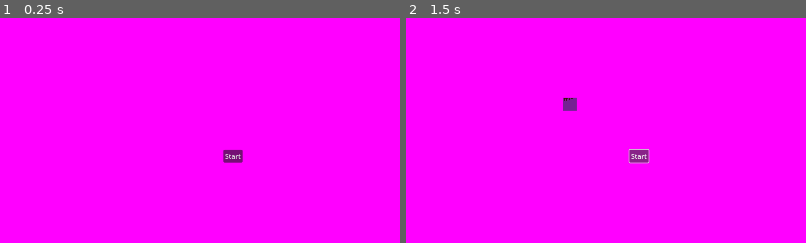
Above: before the commit, frames 1-2 (left to right).
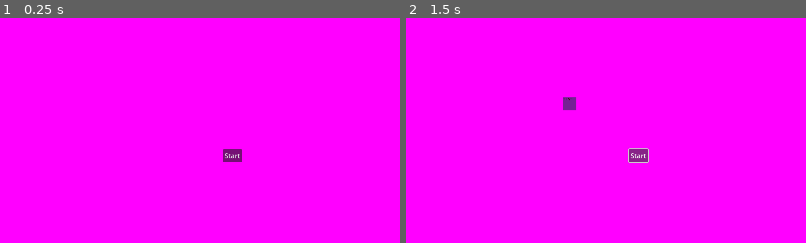
Above: after the commit, the same moments.

Repository: ThomasMcDonald904/TeaGame
Game: Godot game, scene res://scenes/main.tscn
Same seed, same stepped clock (60 frames per second), same inputs: the game is played once before the commit and once after it.
Inputs:
- Up to frame 1 (0.25 s): no input
- Up to frame 2 (1.5 s): click "Start" at 0.5 s; click "Start" at 1.25 s
The pictures show only the part of the screen within x 21-71%, y 19-69%; the shares and areas given below are measured in that part.
In our replay, the window is 800x450 before the commit and 799x449 after it. These sizes can differ from the game's own. Grey fills any space a smaller window leaves; there, only what the larger window draws over its background counts as a difference.

The runs differ from the first frame. In frame 1, 0.1% of the frame differs, in the area x 55-61%, y 58-65%; in frame 2, 0.3%, in the area x 39-61%, y 35-65%.

Commit message:
Fixed merge issues

Diff:
--- a/globals/guest_preferences.gd
+++ b/globals/guest_preferences.gd
@@ -1,14 +1,62 @@
 class_name GuestPreferences extends DrinkProperties
 
-var temperature_tolerance_lower_bound
-var temperature_tolerance_upper_bound
-var astringency_tolerance_lower_bound
-var astringency_tolerance_upper_bound
-var sweetness_tolerance_lower_bound
-var sweetness_tolerance_upper_bound
-var florality_tolerance_lower_bound
-var florality_tolerance_upper_bound
-var spicedness_tolerance_lower_bound
-var spicedness_tolerance_upper_bound
-var nuttyness_tolerance_lower_bound
-var nuttyness_tolerance_upper_bound
+var temperature_tolerance_lower_bound: float:
+	set(value):
+		temperature_tolerance_lower_bound = value
+	get:
+		return temperature_tolerance_lower_bound
+var temperature_tolerance_upper_bound: float:
+	set(value):
+		temperature_tolerance_upper_bound = value
+	get:
+		return temperature_tolerance_upper_bound
+var astringency_tolerance_lower_bound: float:
+	set(value):
+		astringency_tolerance_lower_bound = value
+	get:
+		return astringency_tolerance_lower_bound
+var astringency_tolerance_upper_bound: float:
+	set(value):
+		astringency_tolerance_upper_bound = value
+	get:
+		return astringency_tolerance_upper_bound
+var sweetness_tolerance_lower_bound: float:
+	set(value):
+		sweetness_tolerance_lower_bound = value
+	get:
+		return sweetness_tolerance_lower_bound
+var sweetness_tolerance_upper_bound: float:
+	set(value):
+		sweetness_tolerance_upper_bound = value
+	get:
+		return sweetness_tolerance_upper_bound
+var florality_tolerance_lower_bound: float:
+	set(value):
+		florality_tolerance_lower_bound = value
+	get:
+		return florality_tolerance_lower_bound
+var florality_tolerance_upper_bound: float:
+	set(value):
+		florality_tolerance_upper_bound = value
+	get:
+		return florality_tolerance_upper_bound
+var spicedness_tolerance_lower_bound: float:
+	set(value):
+		spicedness_tolerance_lower_bound = value
+	get:
+		return spicedness_tolerance_lower_bound
+var spicedness_tolerance_upper_bound: float:
+	set(value):
+		spicedness_tolerance_upper_bound = value
+	get:
+		return spicedness_tolerance_upper_bound
+var nuttyness_tolerance_lower_bound: float:
+	set(value):
+		nuttyness_tolerance_lower_bound = value
+	get:
+		return nuttyness_tolerance_lower_bound
+var nuttyness_tolerance_upper_bound: float:
+	set(value):
+		nuttyness_tolerance_upper_bound = value
+	get:
+		return nuttyness_tolerance_upper_bound
--- a/project.godot
+++ b/project.godot
@@ -24,4 +24,4 @@
 
 window/size/viewport_width=1920
 window/size/viewport_height=1080
-window/stretch/mode="viewport"
+window/size/resizable=false
--- a/test_gui/drink_rating_gui/drink_rating_gui.tscn
+++ b/test_gui/drink_rating_gui/drink_rating_gui.tscn
@@ -1,7 +1,8 @@
-[gd_scene load_steps=4 format=3 uid="uid://lnkboql8br3i"]
+[gd_scene load_steps=5 format=3 uid="uid://lnkboql8br3i"]
 
 [ext_resource type="Script" path="res://test_gui/drink_rating_gui/served_drink.gd" id="1_nrpm4"]
 [ext_resource type="Script" path="res://test_gui/drink_rating_gui/target_drink.gd" id="2_3dfsx"]
+[ext_resource type="Script" path="res://test_gui/drink_rating_gui/rating.gd" id="3_u0aoc"]
 
 [sub_resource type="Theme" id="Theme_vcyt8"]
 
@@ -393,6 +394,7 @@
 [node name="Rating" type="Panel" parent="Control/HBoxContainer"]
 layout_mode = 2
 size_flags_horizontal = 3
+script = ExtResource("3_u0aoc")
 
 [node name="VBox" type="VBoxContainer" parent="Control/HBoxContainer/Rating"]
 layout_mode = 1
@@ -407,6 +409,11 @@
 theme_override_font_sizes/font_size = 85
 text = "Rating"
 horizontal_alignment = 1
+
+[node name="Label2" type="Label" parent="Control/HBoxContainer/Rating/VBox"]
+layout_mode = 2
+theme_override_font_sizes/font_size = 60
+text = "Rating : 0"
 
 [connection signal="value_changed" from="Control/HBoxContainer/ServedDrink/VBox/TempSliderContainer/TempSlider" to="Control/HBoxContainer/ServedDrink" method="_on_temp_slider_value_changed"]
 [connection signal="value_changed" from="Control/HBoxContainer/ServedDrink/VBox/AstringencySliderContainer/AstringencySlider" to="Control/HBoxContainer/ServedDrink" method="_on_astringency_slider_value_changed"]
--- /dev/null
+++ b/test_gui/drink_rating_gui/rating.gd
@@ -0,0 +1 @@
+extends Panel
--- a/test_gui/drink_rating_gui/served_drink.gd
+++ b/test_gui/drink_rating_gui/served_drink.gd
@@ -1,25 +1,40 @@
 extends Panel
 
+var temperature = 0
+var astringency = 0
+var sweetness = 0
+var florality = 0
+var spicedness = 0
+var nuttyness = 0
+
+func get_drink_preferences():
+	return DrinkProperties.new(temperature, astringency, sweetness, florality, spicedness, nuttyness)
 
 func _on_temp_slider_value_changed(value):
 	$VBox/TempSliderContainer/TempValue.text = str(value)
+	temperature = value
 
 
 func _on_astringency_slider_value_changed(value):
 	$VBox/AstringencySliderContainer/AstringencyValue.text = str(value)
+	astringency = value
 
 
 func _on_sweetness_slider_value_changed(value):
 	$VBox/SweetnessSliderContainer/SweetnessValue.text = str(value)
+	sweetness = value
 
 
 func _on_florality_slider_value_changed(value):
 	$VBox/FloralitySliderContainer/FloralityValue.text = str(value)
+	florality = value
 
 
 func _on_spicedness_slider_value_changed(value):
 	$VBox/SpicednessSliderContainer/SpicednessValue.text = str(value)
+	spicedness = value
 
 
 func _on_nuttyness_slider_value_changed(value):
 	$VBox/NuttynessSliderContainer/NuttynessValue.text = str(value)
+	nuttyness = value
--- a/test_gui/drink_rating_gui/target_drink.gd
+++ b/test_gui/drink_rating_gui/target_drink.gd
@@ -1,20 +1,47 @@
 extends Panel
 
+var temperature = 0
+var astringency = 0
+var sweetness = 0
+var florality = 0
+var spicedness = 0
+var nuttyness = 0
 
+func get_guest_preferences():
+	var temp_lower_bound = $VBox/TemperatureTitleContainer/LowerBound.value
+	var temp_upper_bound = $VBox/TemperatureTitleContainer/UpperBound.value
+	var astringency_lower_bound = $VBox/AstringencyTitleContainer/LowerBound.value
+	var astringency_upper_bound = $VBox/AstringencyTitleContainer/UpperBound.value
+	var sweetness_lower_bound = $VBox/SweetnessTitleContainer/LowerBound.value
+	var sweetness_upper_bound = $VBox/SweetnessTitleContainer/UpperBound.value
+	var florality_lower_bound = $VBox/FloralityTitleContainer/LowerBound.value
+	var florality_upper_bound = $VBox/FloralityTitleContainer/UpperBound.value
+	var spicedness_lower_bound = $VBox/SpicednessTitleContainer/LowerBound.value
+	var spicedness_upper_bound = $VBox/SpicednessTitleContainer/UpperBound.value
+	var nuttyness_lower_bound = $VBox/NuttynnessTitleContainer/LowerBound.value
+	var nuttyness_upper_bound = $VBox/NuttynnessTitleContainer/UpperBound.value
+
+	#return GuestPreferences.new()
 func _on_temp_slider_value_changed(value):
 	$VBox/TempSliderContainer/TempValue.text = str(value)
+	temperature = value
 
 func _on_astringency_slider_value_changed(value):
 	$VBox/AstringencySliderContainer/AstringencyValue.text = str(value)
+	astringency = value
 
 func _on_sweetness_slider_value_changed(value):
 	$VBox/SweetnessSliderContainer/SweetnessValue.text = str(value)
+	sweetness = value
 
 func _on_florality_slider_value_changed(value):
 	$VBox/FloralitySliderContainer/FloralityValue.text = str(value)
+	florality = value
 
 func _on_spicedness_slider_value_changed(value):
 	$VBox/SpicednessSliderContainer/SpicednessValue.text = str(value)
+	spicedness = value
 
 func _on_nuttyness_slider_value_changed(value):
 	$VBox/NuttynessSliderContainer/NuttynessValue.text = str(value)
+	nuttyness = value
Not shown: 1 places in scenes/main.tscn that only renumber resources
